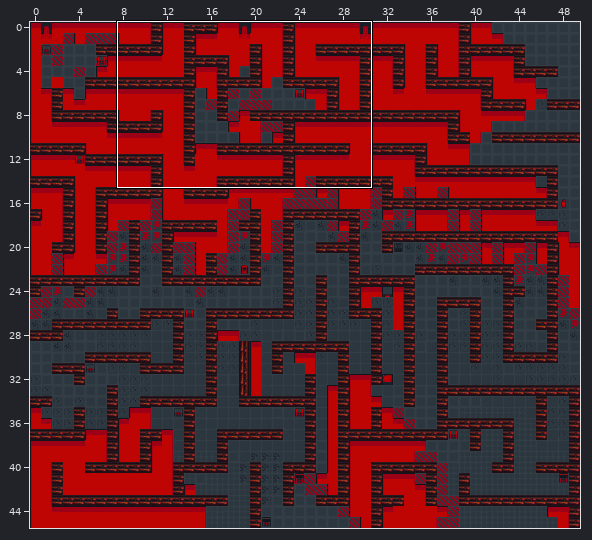
Two states of a Tiled map, mapa/map.tmx. The picture above shows the old version from afar; the outline marks the close-up.
Close-up. Before the commit:
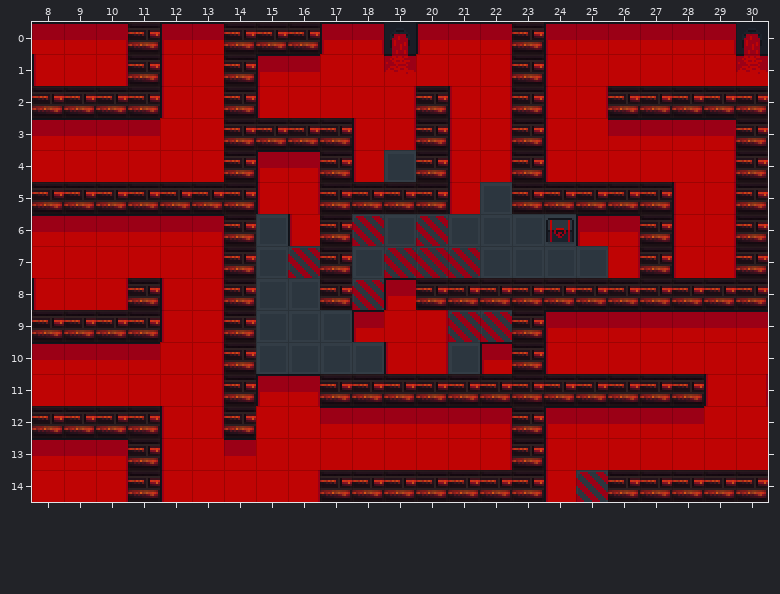
Cells are 16x16 px. Shown: x 8..30, y 0..14.
Once edited:
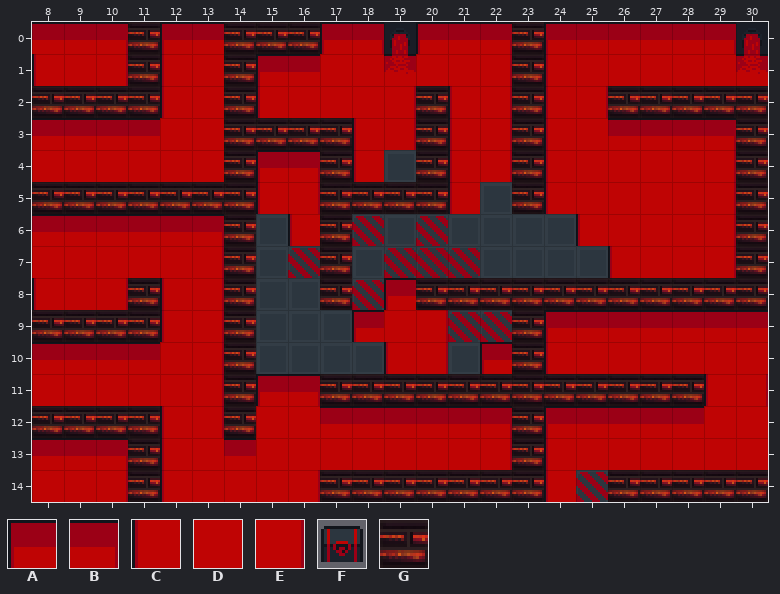
Key: from "base": A 90, B 92, C 109, D 110, E 111; from "decoração": F 38; from "lava": G 0.
_ is an empty cell, # one hidden under a higher layer.
The exact change:
Layer "piso base":
y 5: x 24 # -> C; x 28 C -> D
y 6: x 25..26 AB -> CD; x 28 C -> D
y 7: x 26 E -> C; x 28 C -> D
Layer "parede básica":
y 5: x 24..27 GGGG -> ____
y 6: x 24 F -> _; x 27 G -> _
y 7: x 27 G -> _
Changed places in both close-ups, as pixel boxes (x1, y1, x2, y2):
changed: (544, 182, 676, 278)
